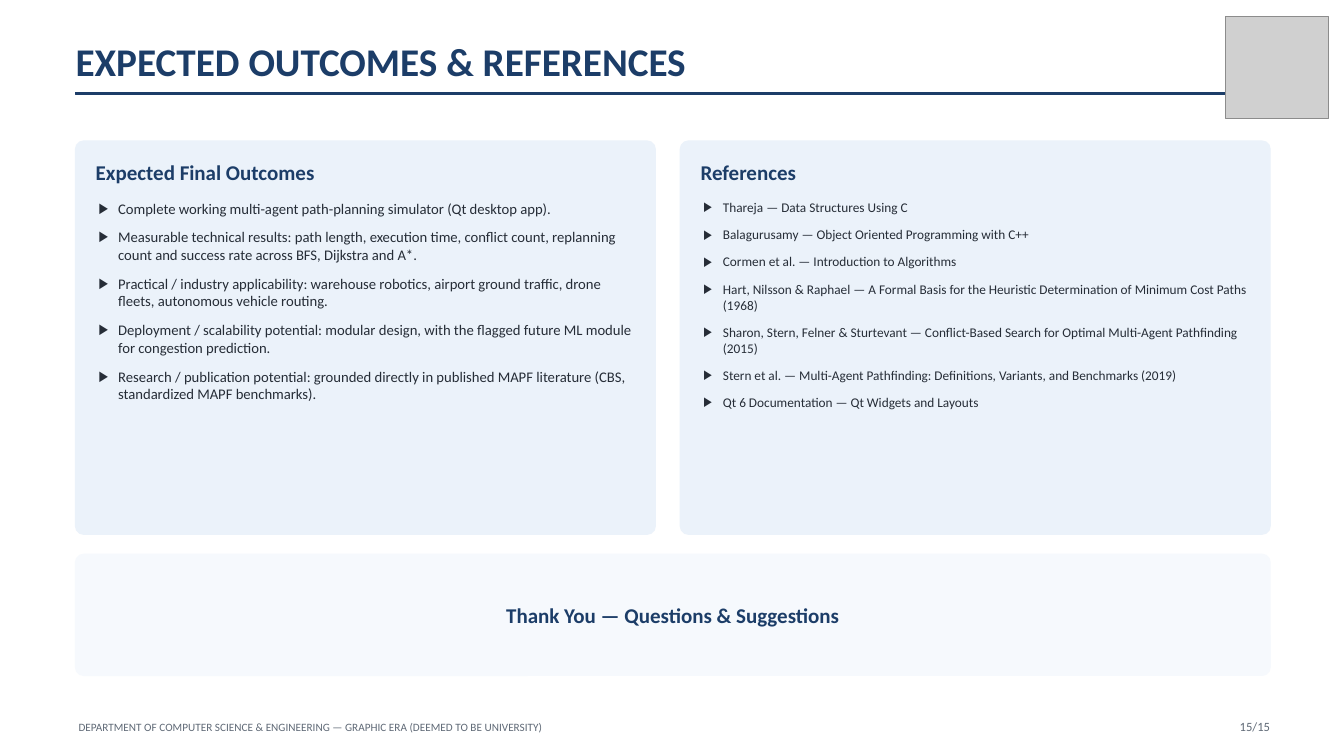
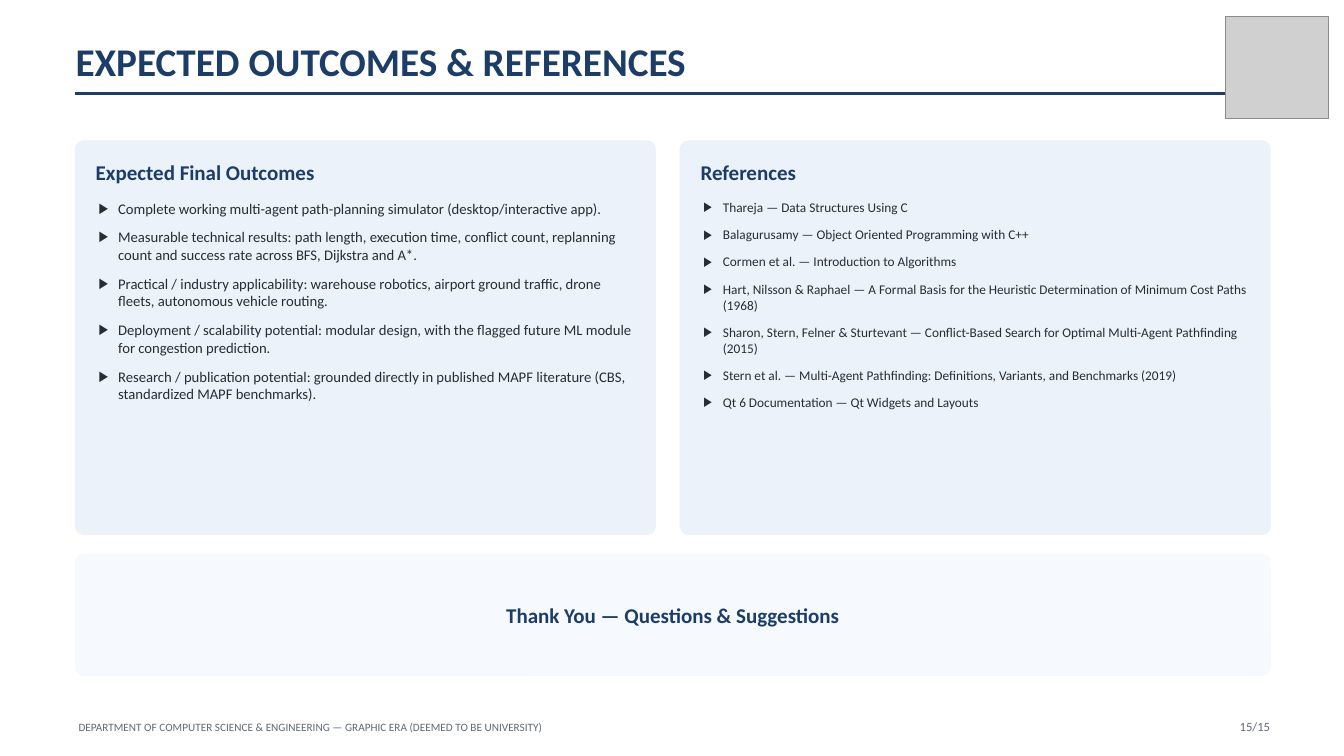
Before and after one commit to ayushirautela123/Simulator-for-Path-Planning-of-Multi-Agent, a slide deck: slide 15 of TeamAFK_PhaseII_Evaluation.pptx. Drawn at 1344x756 pixels with LibreOffice and Linux fonts; fonts in the diff are those of the drawing; grey boxes stand for pictures. Boxes give left, top, right and bottom in pixels: in the first picture for what was removed or moved away, otherwise in the second. Text is boxed around its words. In the diff, an @@ line names an element or a change of style, - is before the commit and + after.

```diff
--- a/TeamAFK_PhaseII_Evaluation.pptx
+++ b/TeamAFK_PhaseII_Evaluation.pptx
@@ text at (118,203,601,217): text changed @@
-▶ Complete working multi-agent path-planning simulator (Qt desktop app).
+▶ Complete working multi-agent path-planning simulator (desktop/interactive app).
```
Also in this commit, not shown: 12 other slides changed.
